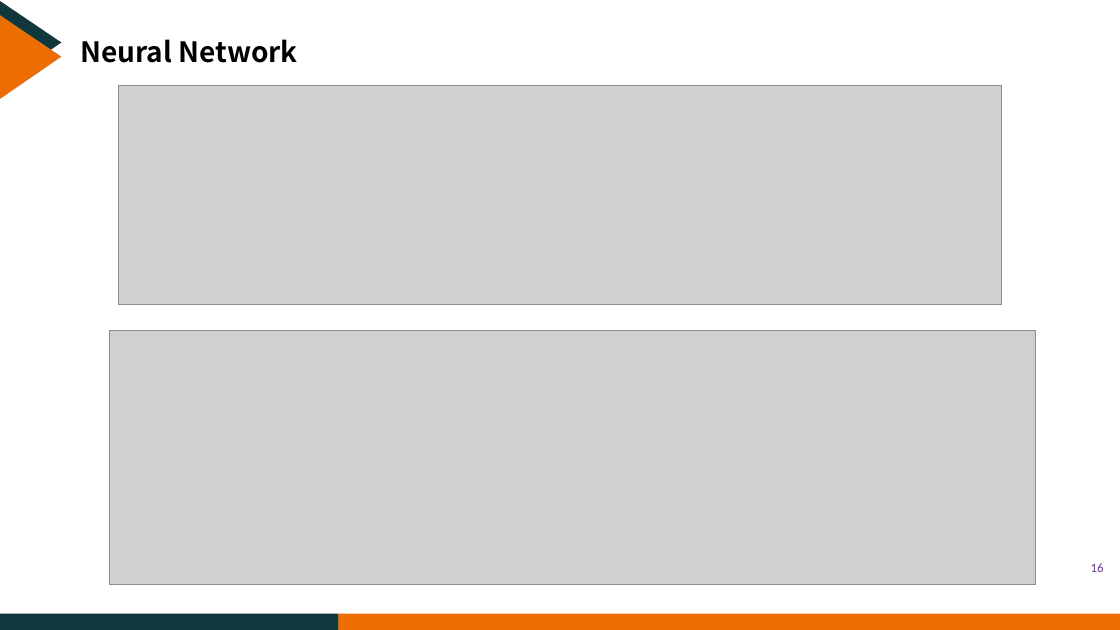
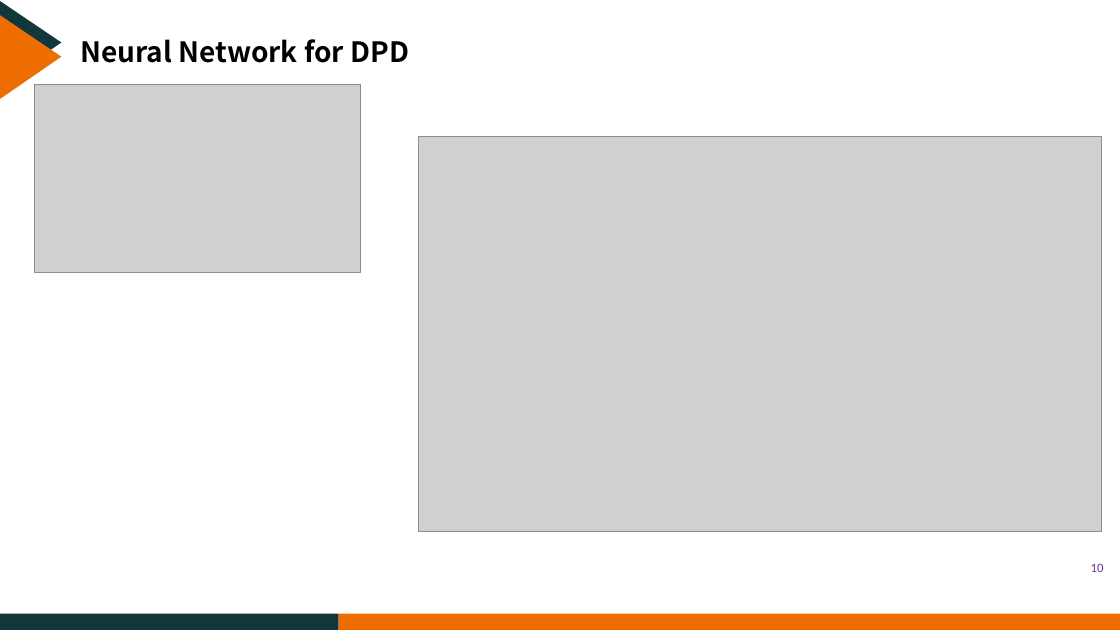
Before and after one commit to CreatorYu/Yu, a slide deck: slide 10 of YXQ.pptx (slide 16 before the commit). Drawn at 1120x630 pixels with LibreOffice and Linux fonts; fonts in the diff are those of the drawing; grey boxes stand for pictures; background and template pictures are left out. Boxes give left, top, right and bottom in pixels: in the first picture for what was removed or moved away, otherwise in the second. Text is boxed around its words. In the diff, an @@ line names an element or a change of style, - is before the commit and + after.

```diff
--- a/YXQ.pptx
+++ b/YXQ.pptx
@@ text at bbox=[80, 39, 409, 63]: text changed @@
-Neural Network
+Neural Network for DPD
@@ picture added at bbox=[34, 85, 360, 273] @@
@@ picture removed at bbox=[118, 86, 1002, 304] @@
@@ picture added at bbox=[418, 136, 1102, 532] @@
@@ picture removed at bbox=[110, 331, 1036, 585] @@
@@ page number at bbox=[1091, 563, 1104, 572]: text changed @@
-16
+10
```
Also in this commit, not shown: 2 other slides changed, 13 slides added, 20 slides removed, 1 other file.
